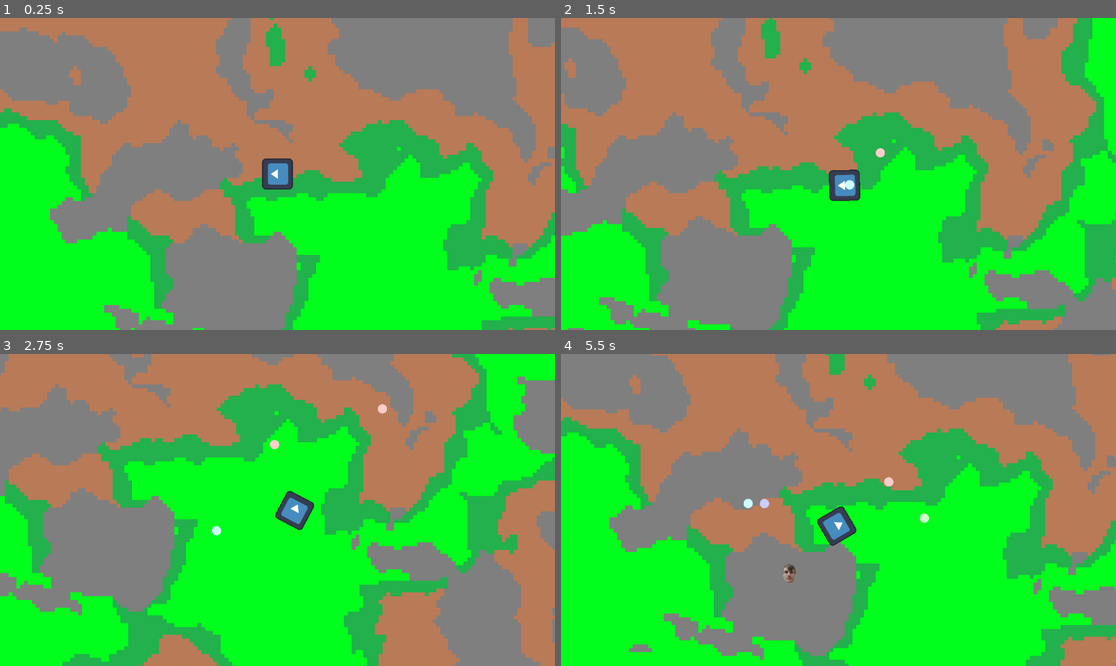
Above: before the commit, frames 1-4 (two rows, left to right).
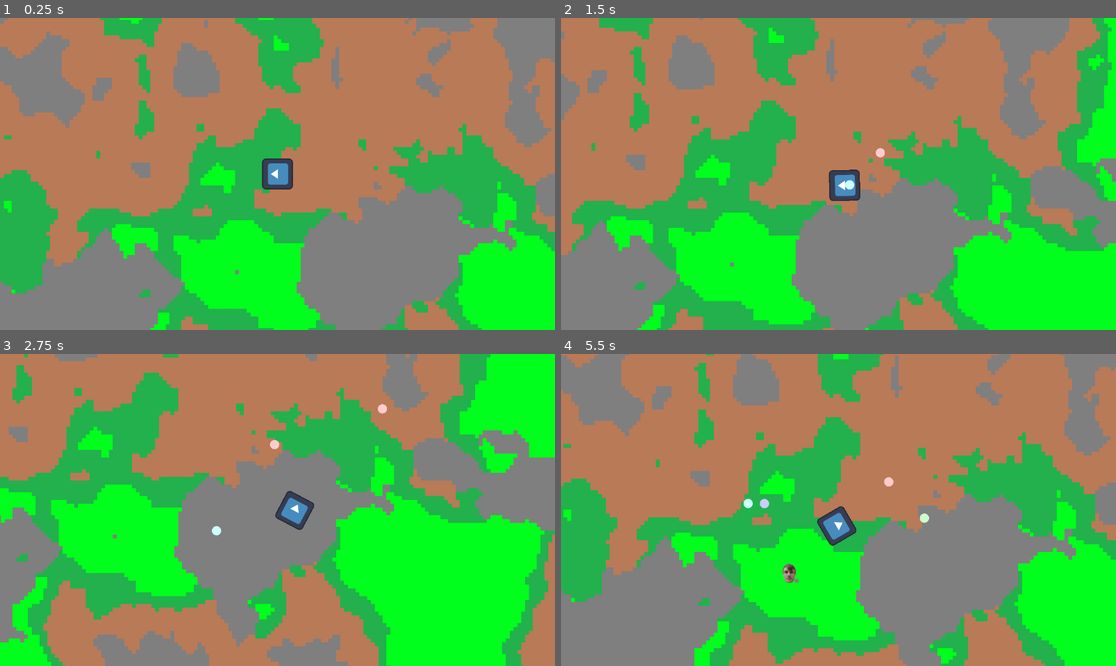
Above: after the commit, the same moments.

Repository: laniro/Birminghack26
Game: Godot game, scene res://Scenes/game.tscn
Same seed, same stepped clock (60 frames per second), same inputs: the game is played once before the commit and once after it. The engine's default icon, where the game draws it, is replaced by a stand-in: a white triangle on a blue panel in a dark square.
Inputs (mouse positions are in pixels of both pictures, inside the frame that each line leads up to):
- Up to frame 1 (0.25 s): no input
- Up to frame 2 (1.5 s): move the mouse to (960, 158) at 0.52 s; hold D (moveRight) 0.53-1.28 s; click (960, 158) at 0.6 s; move the mouse to (727, 189) at 1.27 s; hold S (moveDown) from 1.28 s (still down); tap E (summon) at 1.35 s
- Up to frame 3 (2.75 s): move the mouse to (333, 441) at 2.02 s; release S (moveDown) at 2.03 s; hold D (moveRight) from 2.03 s (still down); click (333, 441) at 2.1 s
- Up to frame 4 (5.5 s): move the mouse to (810, 572) at 2.77 s; release D (moveRight) at 2.78 s; hold W (moveUp) 2.78-3.53 s; tap E (summon) at 2.85, 4.35 s; move the mouse to (1005, 556) at 3.52 s; hold A (moveLeft) 3.53-5.03 s; click (1005, 556) at 3.6 s; move the mouse to (672, 463) at 4.27 s; move the mouse to (866, 510) at 5.02 s; hold S (moveDown) from 5.03 s (still down); click (866, 510) at 5.1 s

The runs differ from the first frame. In frame 1, 71% of the frame differs, in the area x 0-100%, y 0-100%; in frame 2, 70%; in frame 3, 74%; in frame 4, 73%.

Commit message:
pause when menu

Diff:
--- a/birminghack/Scenes/game.tscn
+++ b/birminghack/Scenes/game.tscn
@@ -17,7 +17,6 @@
 
 [node name="Game" type="Node2D" unique_id=388217617]
 script = ExtResource("1_3dryh")
-enemy_distance = 1500
 
 [node name="Player" parent="." unique_id=409008626 instance=ExtResource("1_ebmjs")]
 
@@ -27,8 +26,12 @@
 position_smoothing_enabled = true
 
 [node name="PopupMenu" type="PopupMenu" parent="." unique_id=464105625]
+shrink_height = false
+shrink_width = false
 
 [node name="PopupMenu2" type="PopupMenu" parent="." unique_id=688377991]
+shrink_height = false
+shrink_width = false
 
 [node name="Timer" type="Timer" parent="." unique_id=536050365]
 autostart = true
@@ -40,7 +43,7 @@
 tile_set = SubResource("TileSet_1l0tm")
 script = ExtResource("4_3dryh")
 
-[node name="TileMapLayer" type="TileMapLayer" parent="." unique_id=1600962164]
+[node name="TileMapLayer2" type="TileMapLayer" parent="." unique_id=576656806]
 z_index = -1
 tile_set = SubResource("TileSet_1l0tm")
 script = ExtResource("4_3dryh")
@@ -48,4 +51,6 @@
 [node name="Bullets" type="Node" parent="." unique_id=1223986288]
 
 [connection signal="shoot" from="Player" to="." method="_on_player_shoot"]
+[connection signal="id_pressed" from="PopupMenu" to="." method="id_pressed"]
+[connection signal="id_pressed" from="PopupMenu2" to="." method="id_pressed"]
 [connection signal="timeout" from="Timer" to="." method="_on_timer_timeout"]
--- a/birminghack/Scripts/game.gd
+++ b/birminghack/Scripts/game.gd
@@ -21,6 +21,7 @@
 @onready var _pmM = $PopupMenu2
 
 func _ready() -> void:
+	_pmA.add_theme_font_size_override("font_size",700)
 	_pmA.add_item("+1 Max Heath",PopupID.AMaxHealth)
 	_pmA.add_item("+5 Defense",PopupID.ADefense)
 	_pmM.add_item("+10% Max Heath",PopupID.MDefense)
@@ -29,10 +30,14 @@
 	player = get_node("/root/Game/Player")
 
 func openPopupBasic():
-	_pmA.popup()
-	#_pm.popup(Rect2(_last_mouse_position.x,_last_mouse_position.y))
+	get_tree().paused = true
+	_pmA.popup(Rect2(0,0,get_viewport().get_visible_rect().size[0],get_viewport().get_visible_rect().size[1]))
+
 func openPopupBonus():
-	_pmM.popup()
+	get_tree().paused = true
+	_pmM.popup(Rect2(0,0,get_viewport().get_visible_rect().size[0],get_viewport().get_visible_rect().size[1]))
+
+
 func id_pressed(i):
 	if i == PopupID.AMaxHealth:
 		$Player.upgrade("Heal",true,1)
@@ -44,6 +49,7 @@
 		$Player.upgrade("Speed",true,5)
 	elif i== PopupID.MSpeed:
 		$Player.upgrade("Speed",false,0.01)
+	get_tree().paused = false
 
 func _on_timer_timeout() -> void:
 	for n in range(log(wave_count)/log(2)):
--- a/birminghack/Scripts/player.gd
+++ b/birminghack/Scripts/player.gd
@@ -66,6 +66,10 @@
 	if (exp>10*(level+1)):
 		exp-=10*(level+1)
 		level+=1
+		if level%5:
+			$"..".openPopupBasic()
+		else:
+			$"..".openPopupBonus()
 
 
 func Hit(damage, isTrue):
Not shown: 1 places in birminghack/Scenes/game.tscn that only renumber resources
